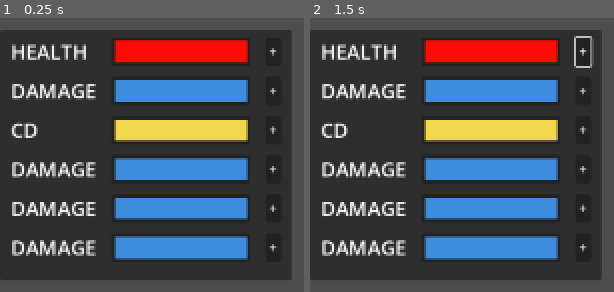
Above: before the commit, frames 1-2 (left to right).
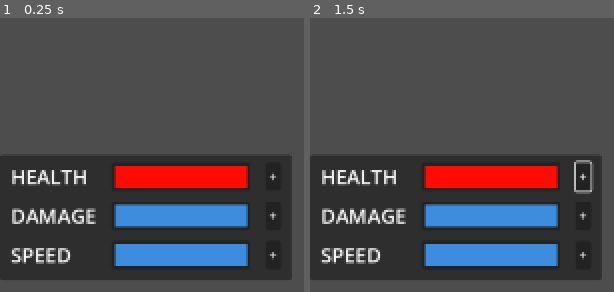
Above: after the commit, the same moments.

Repository: borna-misetic/X.Press-2025
Game: Godot game, scene res://Scenes/upgrade_component.tscn
Two runs of this game, one before a commit and one after it. Both use one fixed random seed, a clock stepped at 60 frames per second and the inputs below. This scene is started directly instead of the project's main scene.
Inputs (mouse positions are in pixels of both pictures, inside the frame that each line leads up to):
- Up to frame 1 (0.25 s): no input
- Up to frame 2 (1.5 s): click "+" at 0.5 s; tap Enter at 1.25 s; move the mouse to (outside the picture) at 1.27 s; hold D (move_right) from 1.28 s (still down)

The runs differ from the first frame. In frame 1, 57% of the frame differs, in the area x 0-97%, y 4-91%; in frame 2, 58%.

Commit message:
upgradr !

Diff:
--- a/Scenes/upgrade_component.tscn
+++ b/Scenes/upgrade_component.tscn
@@ -14,13 +14,6 @@
 gradient = SubResource("Gradient_6wwle")
 width = 1
 
-[sub_resource type="Gradient" id="Gradient_2rrwk"]
-colors = PackedColorArray(0.955683, 0.849713, 0.303701, 1, 0.956863, 0.85098, 0.301961, 1)
-
-[sub_resource type="GradientTexture1D" id="GradientTexture1D_utsfa"]
-gradient = SubResource("Gradient_2rrwk")
-width = 1
-
 [node name="Upgrade_component" type="Control"]
 layout_mode = 3
 anchors_preset = 15
@@ -42,7 +35,7 @@
 layout_mode = 2
 
 [node name="Upgrade panel" type="Panel" parent="VBoxContainer/HBoxContainer"]
-custom_minimum_size = Vector2(350, 300)
+custom_minimum_size = Vector2(350, 150)
 layout_mode = 2
 size_flags_horizontal = 0
 size_flags_vertical = 8
@@ -179,32 +172,32 @@
 custom_minimum_size = Vector2(0, 5)
 layout_mode = 2
 
-[node name="CD" type="HBoxContainer" parent="VBoxContainer/HBoxContainer/Upgrade panel/Rows"]
+[node name="Speed" type="HBoxContainer" parent="VBoxContainer/HBoxContainer/Upgrade panel/Rows"]
 custom_minimum_size = Vector2(350, 34)
 layout_mode = 2
 
-[node name="MarginContainer2" type="MarginContainer" parent="VBoxContainer/HBoxContainer/Upgrade panel/Rows/CD"]
-custom_minimum_size = Vector2(11.215, 0)
-layout_mode = 2
-size_flags_horizontal = 0
-
-[node name="Label" type="Label" parent="VBoxContainer/HBoxContainer/Upgrade panel/Rows/CD"]
+[node name="MarginContainer2" type="MarginContainer" parent="VBoxContainer/HBoxContainer/Upgrade panel/Rows/Speed"]
+custom_minimum_size = Vector2(11.215, 0)
+layout_mode = 2
+size_flags_horizontal = 0
+
+[node name="Label" type="Label" parent="VBoxContainer/HBoxContainer/Upgrade panel/Rows/Speed"]
 custom_minimum_size = Vector2(102, 34)
 layout_mode = 2
 size_flags_horizontal = 0
 theme_override_font_sizes/font_size = 24
-text = "CD"
-
-[node name="MarginContainer3" type="MarginContainer" parent="VBoxContainer/HBoxContainer/Upgrade panel/Rows/CD"]
-custom_minimum_size = Vector2(11.215, 0)
-layout_mode = 2
-size_flags_horizontal = 0
-
-[node name="Panel" type="Panel" parent="VBoxContainer/HBoxContainer/Upgrade panel/Rows/CD"]
+text = "SPEED"
+
+[node name="MarginContainer3" type="MarginContainer" parent="VBoxContainer/HBoxContainer/Upgrade panel/Rows/Speed"]
+custom_minimum_size = Vector2(11.215, 0)
+layout_mode = 2
+size_flags_horizontal = 0
+
+[node name="Panel" type="Panel" parent="VBoxContainer/HBoxContainer/Upgrade panel/Rows/Speed"]
 custom_minimum_size = Vector2(166, 34)
 layout_mode = 2
 
-[node name="TextureRect" type="TextureRect" parent="VBoxContainer/HBoxContainer/Upgrade panel/Rows/CD/Panel"]
+[node name="TextureRect" type="TextureRect" parent="VBoxContainer/HBoxContainer/Upgrade panel/Rows/Speed/Panel"]
 custom_minimum_size = Vector2(0, 1)
 layout_mode = 1
 anchors_preset = 15
@@ -217,203 +210,27 @@
 grow_horizontal = 2
 grow_vertical = 2
 size_flags_horizontal = 3
-texture = SubResource("GradientTexture1D_utsfa")
-
-[node name="MarginContainer" type="MarginContainer" parent="VBoxContainer/HBoxContainer/Upgrade panel/Rows/CD"]
+texture = SubResource("GradientTexture1D_u60rl")
+
+[node name="MarginContainer" type="MarginContainer" parent="VBoxContainer/HBoxContainer/Upgrade panel/Rows/Speed"]
 custom_minimum_size = Vector2(11.215, 0)
 layout_mode = 2
 size_flags_horizontal = 8
 
-[node name="Button" type="Button" parent="VBoxContainer/HBoxContainer/Upgrade panel/Rows/CD"]
+[node name="Button" type="Button" parent="VBoxContainer/HBoxContainer/Upgrade panel/Rows/Speed"]
 custom_minimum_size = Vector2(15, 34)
 layout_mode = 2
 size_flags_horizontal = 4
 text = "+"
 
-[node name="MarginContainer4" type="MarginContainer" parent="VBoxContainer/HBoxContainer/Upgrade panel/Rows/CD"]
+[node name="MarginContainer4" type="MarginContainer" parent="VBoxContainer/HBoxContainer/Upgrade panel/Rows/Speed"]
 custom_minimum_size = Vector2(11.215, 0)
 layout_mode = 2
 size_flags_horizontal = 2
 
-[node name="MarginContainer4" type="MarginContainer" parent="VBoxContainer/HBoxContainer/Upgrade panel/Rows"]
-custom_minimum_size = Vector2(0, 5)
-layout_mode = 2
-
-[node name="Damage3" type="HBoxContainer" parent="VBoxContainer/HBoxContainer/Upgrade panel/Rows"]
-custom_minimum_size = Vector2(350, 34)
-layout_mode = 2
-
-[node name="MarginContainer2" type="MarginContainer" parent="VBoxContainer/HBoxContainer/Upgrade panel/Rows/Damage3"]
-custom_minimum_size = Vector2(11.215, 0)
-layout_mode = 2
-size_flags_horizontal = 0
-
-[node name="Label" type="Label" parent="VBoxContainer/HBoxContainer/Upgrade panel/Rows/Damage3"]
-custom_minimum_size = Vector2(102, 34)
-layout_mode = 2
-size_flags_horizontal = 0
-theme_override_font_sizes/font_size = 24
-text = "DAMAGE"
-
-[node name="MarginContainer3" type="MarginContainer" parent="VBoxContainer/HBoxContainer/Upgrade panel/Rows/Damage3"]
-custom_minimum_size = Vector2(11.215, 0)
-layout_mode = 2
-size_flags_horizontal = 0
-
-[node name="Panel" type="Panel" parent="VBoxContainer/HBoxContainer/Upgrade panel/Rows/Damage3"]
-custom_minimum_size = Vector2(166, 34)
-layout_mode = 2
-
-[node name="TextureRect" type="TextureRect" parent="VBoxContainer/HBoxContainer/Upgrade panel/Rows/Damage3/Panel"]
-custom_minimum_size = Vector2(0, 1)
-layout_mode = 1
-anchors_preset = 15
-anchor_right = 1.0
-anchor_bottom = 1.0
-offset_left = 4.0
-offset_top = 4.0
-offset_right = -4.0
-offset_bottom = -4.0
-grow_horizontal = 2
-grow_vertical = 2
-size_flags_horizontal = 3
-texture = SubResource("GradientTexture1D_u60rl")
-
-[node name="MarginContainer" type="MarginContainer" parent="VBoxContainer/HBoxContainer/Upgrade panel/Rows/Damage3"]
-custom_minimum_size = Vector2(11.215, 0)
-layout_mode = 2
-size_flags_horizontal = 8
-
-[node name="Button" type="Button" parent="VBoxContainer/HBoxContainer/Upgrade panel/Rows/Damage3"]
-custom_minimum_size = Vector2(15, 34)
-layout_mode = 2
-size_flags_horizontal = 4
-text = "+"
-
-[node name="MarginContainer4" type="MarginContainer" parent="VBoxContainer/HBoxContainer/Upgrade panel/Rows/Damage3"]
-custom_minimum_size = Vector2(11.215, 0)
-layout_mode = 2
-size_flags_horizontal = 2
-
 [node name="MarginContainer5" type="MarginContainer" parent="VBoxContainer/HBoxContainer/Upgrade panel/Rows"]
 custom_minimum_size = Vector2(0, 5)
 layout_mode = 2
-
-[node name="Damage4" type="HBoxContainer" parent="VBoxContainer/HBoxContainer/Upgrade panel/Rows"]
-custom_minimum_size = Vector2(350, 34)
-layout_mode = 2
-
-[node name="MarginContainer2" type="MarginContainer" parent="VBoxContainer/HBoxContainer/Upgrade panel/Rows/Damage4"]
-custom_minimum_size = Vector2(11.215, 0)
-layout_mode = 2
-size_flags_horizontal = 0
-
-[node name="Label" type="Label" parent="VBoxContainer/HBoxContainer/Upgrade panel/Rows/Damage4"]
-custom_minimum_size = Vector2(102, 34)
-layout_mode = 2
-size_flags_horizontal = 0
-theme_override_font_sizes/font_size = 24
-text = "DAMAGE"
-
-[node name="MarginContainer3" type="MarginContainer" parent="VBoxContainer/HBoxContainer/Upgrade panel/Rows/Damage4"]
-custom_minimum_size = Vector2(11.215, 0)
-layout_mode = 2
-size_flags_horizontal = 0
-
-[node name="Panel" type="Panel" parent="VBoxContainer/HBoxContainer/Upgrade panel/Rows/Damage4"]
-custom_minimum_size = Vector2(166, 34)
-layout_mode = 2
-
-[node name="TextureRect" type="TextureRect" parent="VBoxContainer/HBoxContainer/Upgrade panel/Rows/Damage4/Panel"]
-custom_minimum_size = Vector2(0, 1)
-layout_mode = 1
-anchors_preset = 15
-anchor_right = 1.0
-anchor_bottom = 1.0
-offset_left = 4.0
-offset_top = 4.0
-offset_right = -4.0
-offset_bottom = -4.0
-grow_horizontal = 2
-grow_vertical = 2
-size_flags_horizontal = 3
-texture = SubResource("GradientTexture1D_u60rl")
-
-[node name="MarginContainer" type="MarginContainer" parent="VBoxContainer/HBoxContainer/Upgrade panel/Rows/Damage4"]
-custom_minimum_size = Vector2(11.215, 0)
-layout_mode = 2
-size_flags_horizontal = 8
-
-[node name="Button" type="Button" parent="VBoxContainer/HBoxContainer/Upgrade panel/Rows/Damage4"]
-custom_minimum_size = Vector2(15, 34)
-layout_mode = 2
-size_flags_horizontal = 4
-text = "+"
-
-[node name="MarginContainer4" type="MarginContainer" parent="VBoxContainer/HBoxContainer/Upgrade panel/Rows/Damage4"]
-custom_minimum_size = Vector2(11.215, 0)
-layout_mode = 2
-size_flags_horizontal = 2
-
-[node name="MarginContainer6" type="MarginContainer" parent="VBoxContainer/HBoxContainer/Upgrade panel/Rows"]
-custom_minimum_size = Vector2(0, 5)
-layout_mode = 2
-
-[node name="Damage5" type="HBoxContainer" parent="VBoxContainer/HBoxContainer/Upgrade panel/Rows"]
-custom_minimum_size = Vector2(350, 34)
-layout_mode = 2
-
-[node name="MarginContainer2" type="MarginContainer" parent="VBoxContainer/HBoxContainer/Upgrade panel/Rows/Damage5"]
-custom_minimum_size = Vector2(11.215, 0)
-layout_mode = 2
-size_flags_horizontal = 0
-
-[node name="Label" type="Label" parent="VBoxContainer/HBoxContainer/Upgrade panel/Rows/Damage5"]
-custom_minimum_size = Vector2(102, 34)
-layout_mode = 2
-size_flags_horizontal = 0
-theme_override_font_sizes/font_size = 24
-text = "DAMAGE"
-
-[node name="MarginContainer3" type="MarginContainer" parent="VBoxContainer/HBoxContainer/Upgrade panel/Rows/Damage5"]
-custom_minimum_size = Vector2(11.215, 0)
-layout_mode = 2
-size_flags_horizontal = 0
-
-[node name="Panel" type="Panel" parent="VBoxContainer/HBoxContainer/Upgrade panel/Rows/Damage5"]
-custom_minimum_size = Vector2(166, 34)
-layout_mode = 2
-
-[node name="TextureRect" type="TextureRect" parent="VBoxContainer/HBoxContainer/Upgrade panel/Rows/Damage5/Panel"]
-custom_minimum_size = Vector2(0, 1)
-layout_mode = 1
-anchors_preset = 15
-anchor_right = 1.0
-anchor_bottom = 1.0
-offset_left = 4.0
-offset_top = 4.0
-offset_right = -4.0
-offset_bottom = -4.0
-grow_horizontal = 2
-grow_vertical = 2
-size_flags_horizontal = 3
-texture = SubResource("GradientTexture1D_u60rl")
-
-[node name="MarginContainer" type="MarginContainer" parent="VBoxContainer/HBoxContainer/Upgrade panel/Rows/Damage5"]
-custom_minimum_size = Vector2(11.215, 0)
-layout_mode = 2
-size_flags_horizontal = 8
-
-[node name="Button" type="Button" parent="VBoxContainer/HBoxContainer/Upgrade panel/Rows/Damage5"]
-custom_minimum_size = Vector2(15, 34)
-layout_mode = 2
-size_flags_horizontal = 4
-text = "+"
-
-[node name="MarginContainer4" type="MarginContainer" parent="VBoxContainer/HBoxContainer/Upgrade panel/Rows/Damage5"]
-custom_minimum_size = Vector2(11.215, 0)
-layout_mode = 2
-size_flags_horizontal = 2
 
 [node name="MarginContainer" type="MarginContainer" parent="VBoxContainer"]
 custom_minimum_size = Vector2(0, 51.695)
Not shown: 1 places in Scenes/upgrade_component.tscn that only renumber resources
